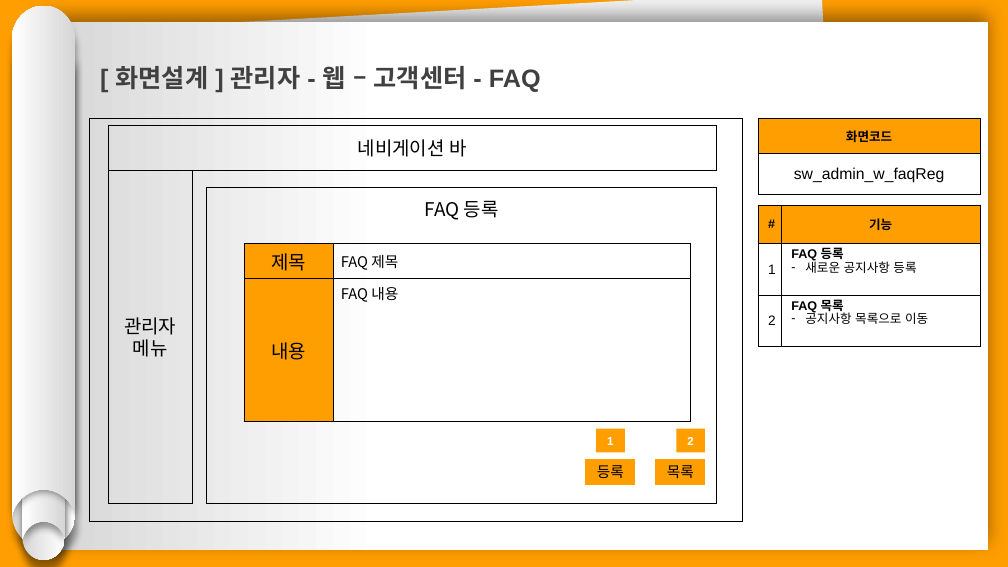
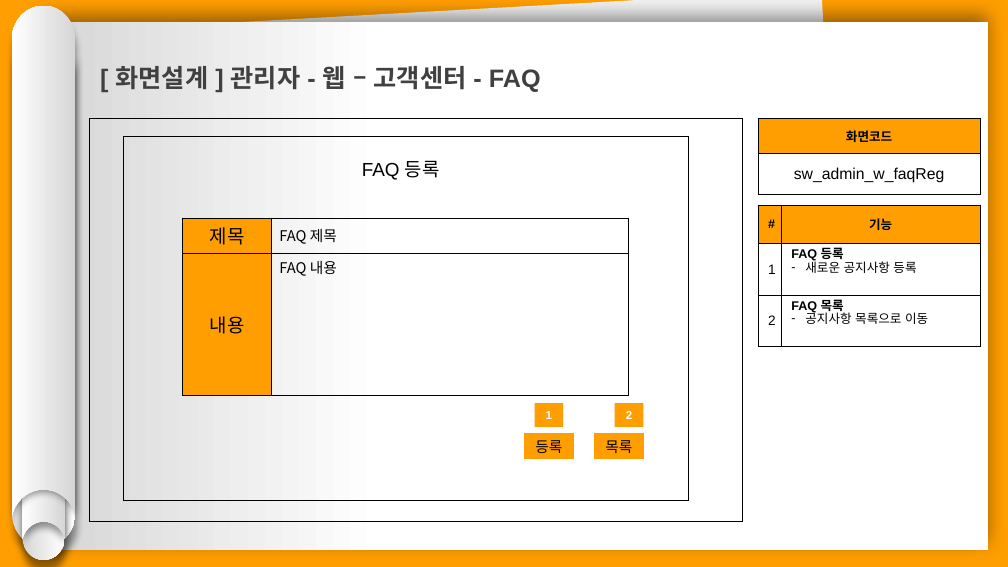
Before and after one commit to hhsw07/ezen-academy-projects, a slide deck: slide 12 of 0 발표용 파워포인트/project06 - 파워포인트 종합 - 송우.pptx (slide 16 before the commit). Drawn at 1008x567 pixels with LibreOffice and Linux fonts; fonts in the diff are those of the drawing. Boxes give left, top, right and bottom in pixels: in the first picture for what was removed or moved away, otherwise in the second. Text is boxed around its words. In the diff, an @@ line names an element or a change of style, - is before the commit and + after.

```diff
--- a/0 발표용 파워포인트/project06 - 파워포인트 종합 - 송우.pptx
+++ b/0 발표용 파워포인트/project06 - 파워포인트 종합 - 송우.pptx
@@ rectangle removed at box(108, 125, 717, 170) @@
-네비게이션 바
@@ rectangle added at box(124, 136, 689, 500), outline #000000 1 pt @@
@@ text "FAQ 등록": place and size @@
-text "FAQ 등록" at box(206, 188, 717, 503)
+text "FAQ 등록" at box(362, 160, 440, 180)
@@ text "FAQ 등록" at box(362, 160, 440, 180): font Noto Sans CJK KR to Arial; outline #000000 1 pt to none @@
@@ rectangle removed at box(108, 171, 192, 504) @@
-관리자
-메뉴
@@ 4 rectangles, 1 table: place and size @@
-4 rectangles, 1 table at box(244, 243, 706, 484)
+4 rectangles, 1 table at box(182, 218, 644, 459)
```
Also in this commit, not shown: 11 other slides changed, 8 slides removed.
